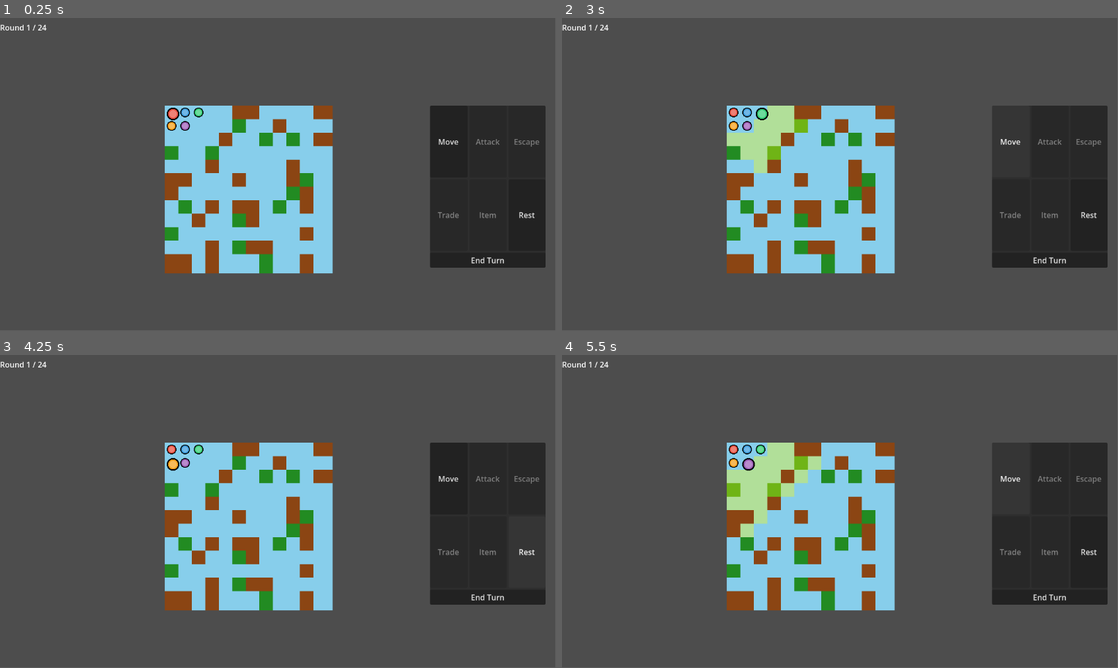
Above: before the commit, frames 1-4 (two rows, left to right).
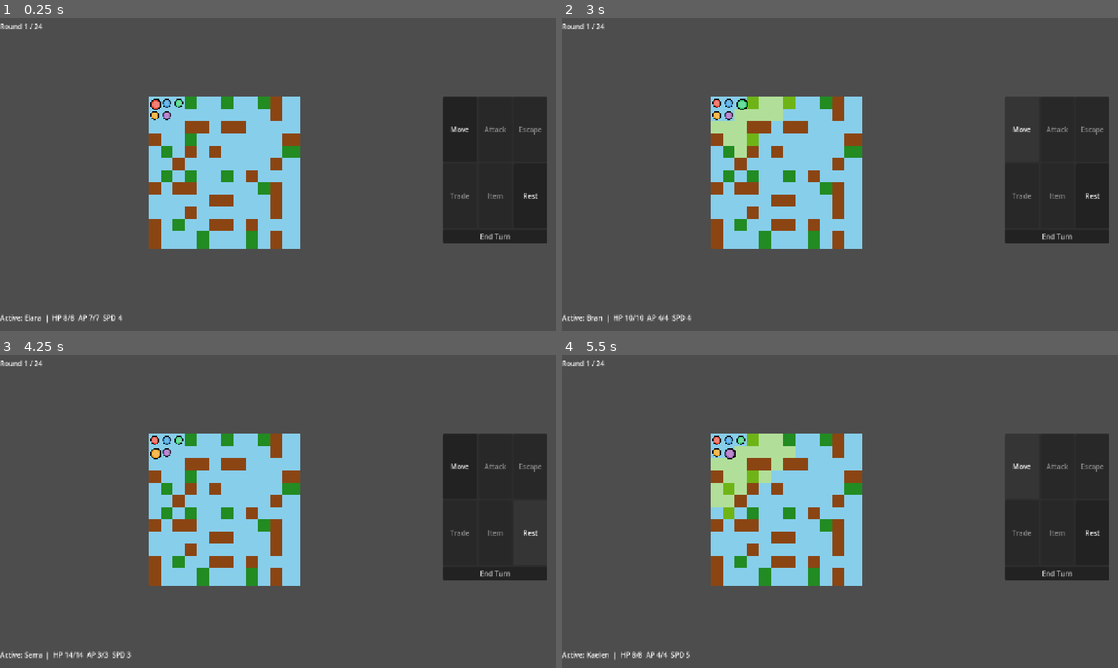
Above: after the commit, the same moments.

Repository: charlesdgburns/warping-woods-oc
Game: Godot game, scene res://scenes/main.tscn
The game is run twice, just before and just after one commit, with the same random seed, the same clock (stepped at 60 frames per second) and the same inputs. After the commit the project has no main scene; this scene is started directly in both runs.
Inputs:
- Up to frame 1 (0.25 s): no input
- Up to frame 2 (3 s): click "Move" at 0.5 s; click "Rest" at 1.25 s; click "End Turn" at 2 s; click "Move" at 2.75 s
- Up to frame 3 (4.25 s): click "Rest" at 3.5 s
- Up to frame 4 (5.5 s): click "End Turn" at 4.25 s; click "Move" at 5 s
In our replay, the window is 799x449 before the commit and 800x450 after it. These sizes can differ from the game's own. Grey fills any space a smaller window leaves; there, only what the larger window draws over its background counts as a difference.

The runs differ from the first frame. In frame 1, 16% of the frame differs, in the area x 0-99%, y 1-98%; in frame 2, 16%; in frame 3, 16%; in frame 4, 17%.

Commit message:
restore balatro interactivity on face-up cards, enable canvas_items stretch
- Reset mouse_filter to STOP when card leaves deck (re-enables hover/tilt/drag)
- Add window/stretch/mode=canvas_items + viewport size to project.godot
  (scales 1280x720 layout uniformly to any window size)

Diff:
--- a/project.godot
+++ b/project.godot
@@ -10,15 +10,29 @@
 
 [application]
 
-run/main_scene="res://scenes/main.tscn"
+run/main_scene="res://scenes/test_menu.tscn"
 config/features=PackedStringArray("4.7")
 name="Warping Woods"
 config_version=5
+
+[display]
+
+window/size/viewport_width=1280
+window/size/viewport_height=720
+window/stretch/mode="canvas_items"
+window/stretch/aspect="keep"
 
 [autoload]
 
 GameManager="*res://scripts/game_manager.gd"
 ScreenshotCapture="*res://debug/screenshot_capture.gd"
+EventBus="*res://scripts/event_bus.gd"
+CardDatabase="*res://scripts/card_database.gd"
+ZoneManager="*res://scripts/zone_manager.gd"
+
+[plugins]
+
+gut/disabled=false
 
 [rendering]
 
--- a/scripts/test_card_piles.gd
+++ b/scripts/test_card_piles.gd
@@ -72,6 +72,7 @@
 	_draw_button.disabled = true
 
 	var card := _deck_cards.pop_back() as CardVisual
+	card.mouse_filter = Control.MOUSE_FILTER_STOP
 	_shift_deck_visual()
 
 	_update_status("Drawing: %s" % card_data.name)
